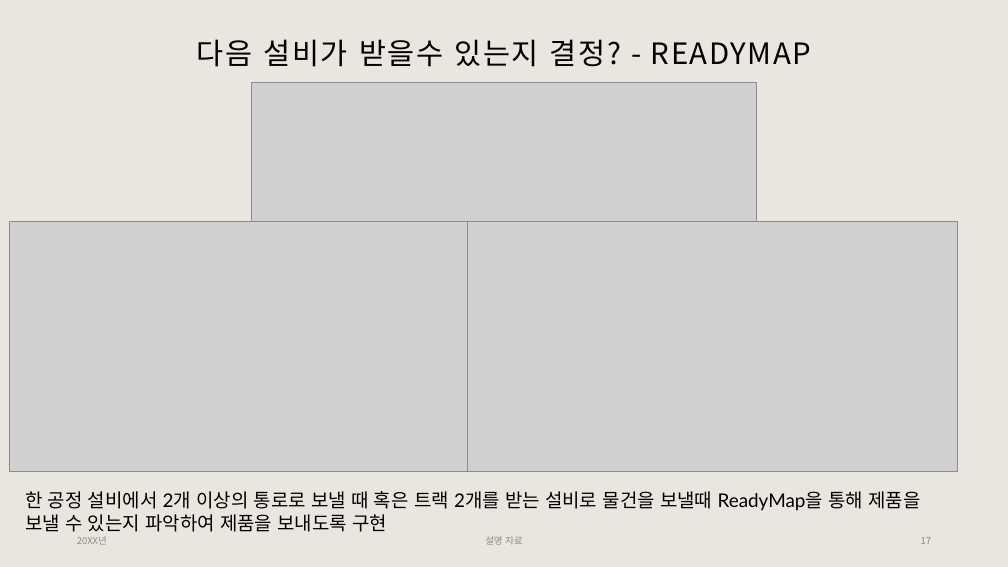
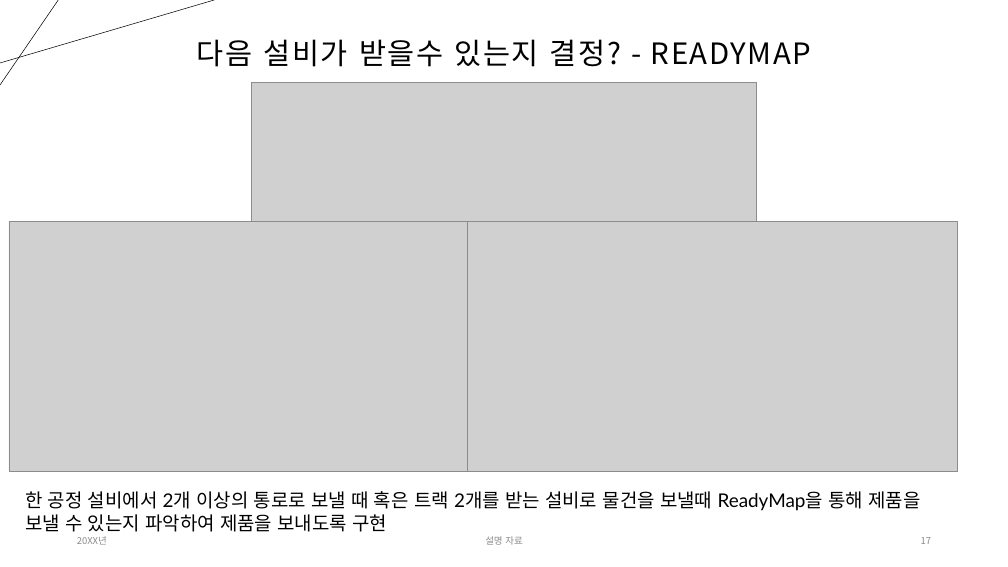
Before and after one commit to Tentailsahri/DT_FINAL_Project, a slide deck: slide 17 of 문서/시나리오에 따른 공정 시뮬레이션 발표 - 박민준.pptx. Drawn at 1008x567 pixels with LibreOffice and Linux fonts; fonts in the diff are those of the drawing; grey boxes stand for pictures. Boxes give left, top, right and bottom in pixels: in the first picture for what was removed or moved away, otherwise in the second. Text is boxed around its words. In the diff, an @@ line names an element or a change of style, - is before the commit and + after.

```diff
--- a/문서/시나리오에 따른 공정 시뮬레이션 발표 - 박민준.pptx
+++ b/문서/시나리오에 따른 공정 시뮬레이션 발표 - 박민준.pptx
@@ background #E9E6DF to #FFFFFF @@
@@ line added from (0, 63) to (214, 0), #000000 0.5 pt @@
@@ line added from (58, 0) to (0, 85), #000000 0.5 pt @@
```
Also in this commit, not shown: 2 other slides changed.
